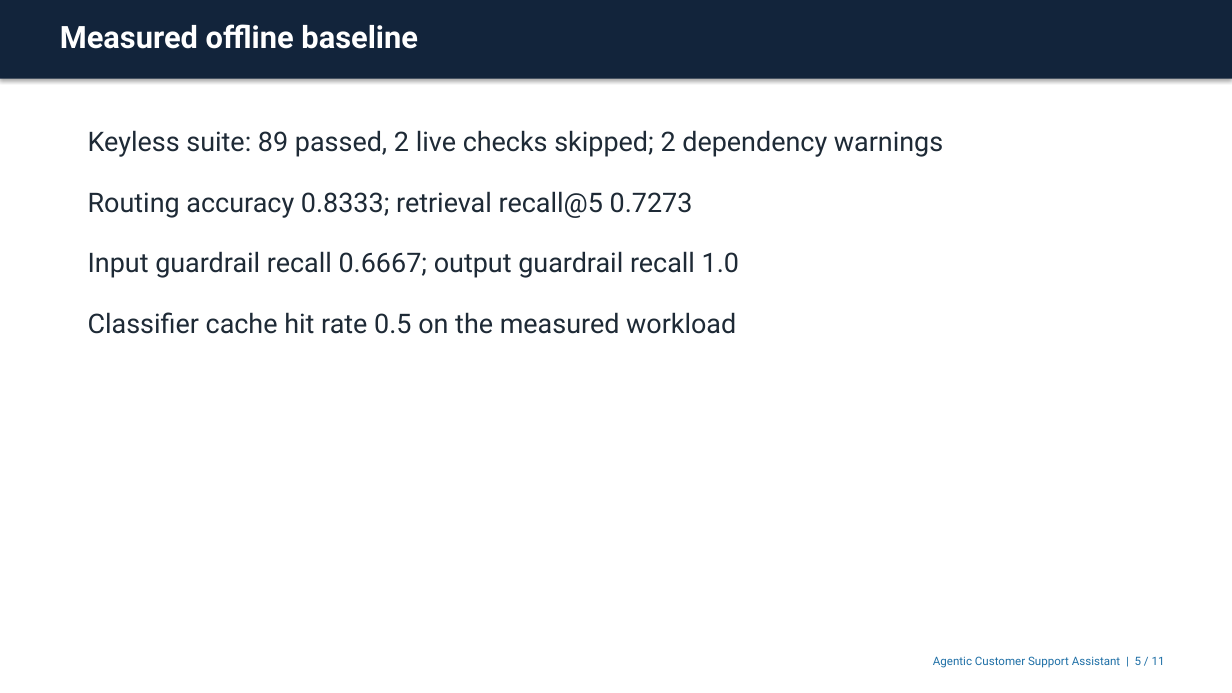
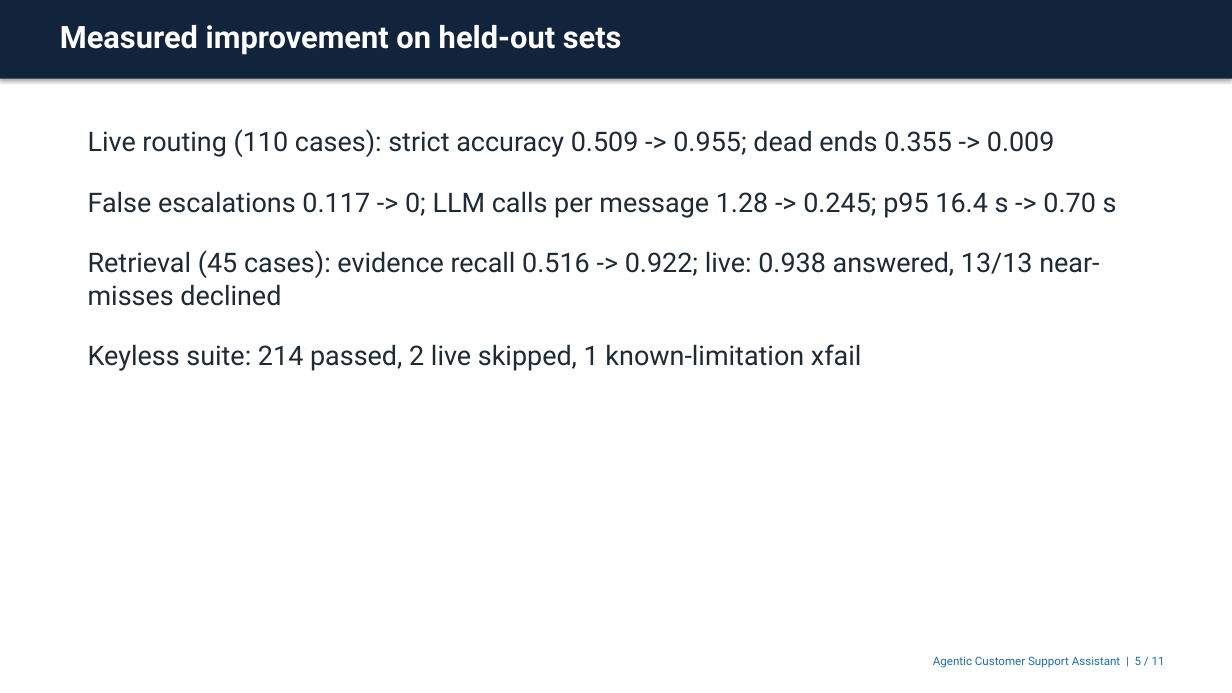
Before and after one commit to amit253/Agentic-Customer-Support-Assistant, a slide deck: slide 5 of presentation/agentic-customer-support.pptx. Drawn at 1232x693 pixels with LibreOffice and Linux fonts; fonts in the diff are those of the drawing. Boxes give left, top, right and bottom in pixels: in the first picture for what was removed or moved away, otherwise in the second. Text is boxed around its words. In the diff, an @@ line names an element or a change of style, - is before the commit and + after.

```diff
--- a/presentation/agentic-customer-support.pptx
+++ b/presentation/agentic-customer-support.pptx
@@ text at (60, 25, 622, 55): text changed @@
-Measured offline baseline
+Measured improvement on held-out sets
@@ text at (88, 129, 1117, 371): text changed @@
-Keyless suite: 89 passed, 2 live checks skipped; 2 dependency warnings
-Routing accuracy 0.8333; retrieval recall@5 0.7273
-Input guardrail recall 0.6667; output guardrail recall 1.0
-Classifier cache hit rate 0.5 on the measured workload
+Live routing (110 cases): strict accuracy 0.509 -> 0.955; dead ends 0.355 -> 0.009
+False escalations 0.117 -> 0; LLM calls per message 1.28 -> 0.245; p95 16.4 s -> 0.70 s
+Retrieval (45 cases): evidence recall 0.516 -> 0.922; live: 0.938 answered, 13/13 near-misses declined
+Keyless suite: 214 passed, 2 live skipped, 1 known-limitation xfail
```
Also in this commit, not shown: 4 other slides changed, 17 other files.
